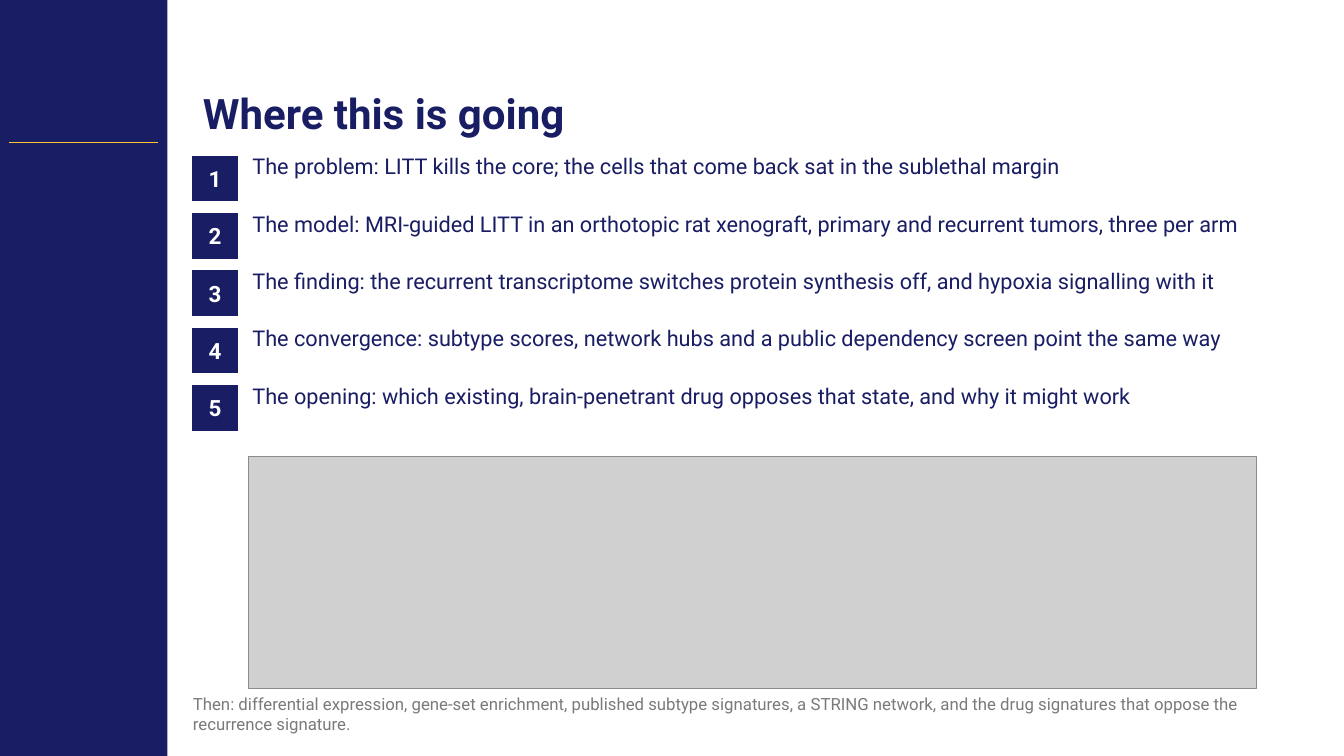
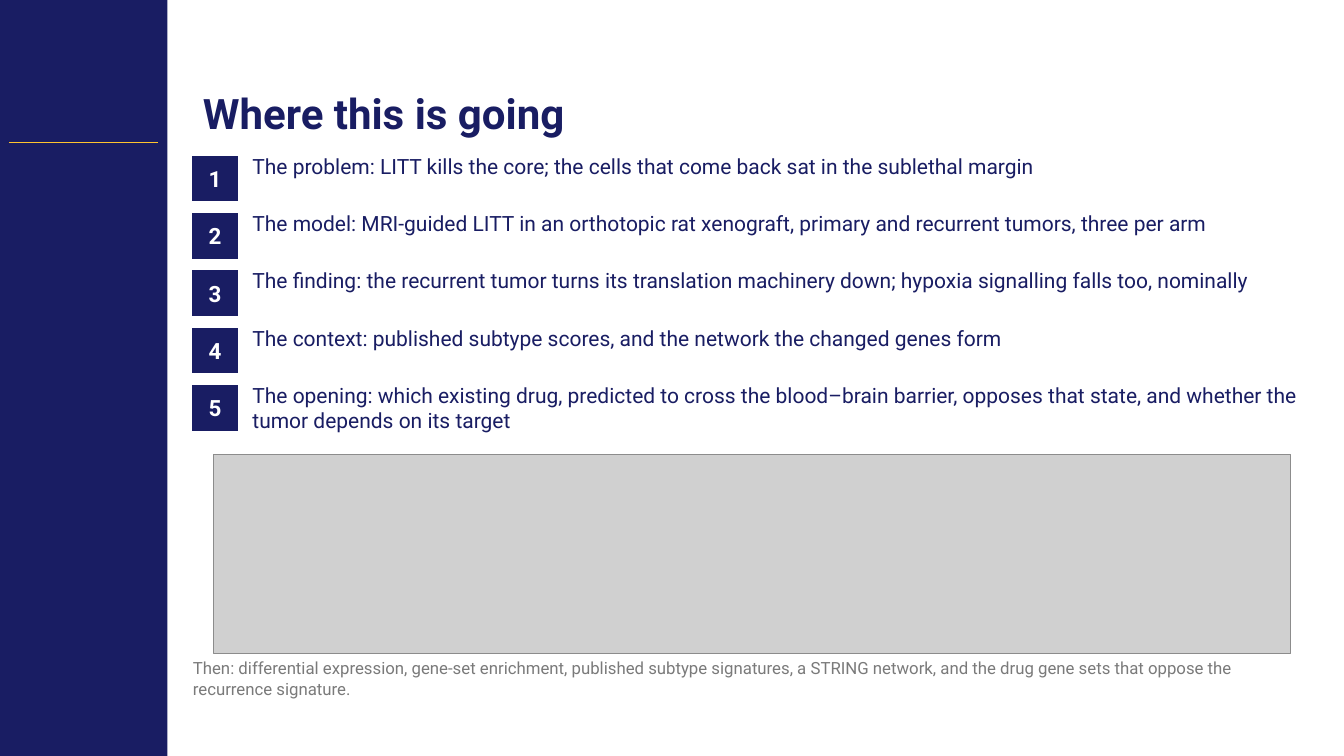
Before and after one commit to Gregory-Schwing-MD-PhD/u251-xenograft-rat-RNASeq-study, a slide deck: slide 2 of SLIDES/CNS2026_Schwing_Abstract418_CNStemplate.pptx. Drawn at 1344x756 pixels with LibreOffice and Linux fonts; fonts in the diff are those of the drawing; grey boxes stand for pictures; background and template pictures are left out. Boxes give left, top, right and bottom in pixels: in the first picture for what was removed or moved away, otherwise in the second. Text is boxed around its words. In the diff, an @@ line names an element or a change of style, - is before the commit and + after.

```diff
--- a/SLIDES/CNS2026_Schwing_Abstract418_CNStemplate.pptx
+++ b/SLIDES/CNS2026_Schwing_Abstract418_CNStemplate.pptx
@@ text "The problem: LITT kills the ..." at (252, 158, 1033, 179): size 15.5 to 15 pt @@
@@ text "The model: MRI-guided LITT in ..." at (252, 215, 1206, 236): size 15.5 to 15 pt @@
@@ text at (252, 272, 1247, 293): text changed; size 15.5 to 15 pt @@
-The finding: the recurrent transcriptome switches protein synthesis off, and hypoxia signalling with it
+The finding: the recurrent tumor turns its translation machinery down; hypoxia signalling falls too, nominally
@@ text at (252, 330, 1002, 351): text changed; size 15.5 to 15 pt @@
-The convergence: subtype scores, network hubs and a public dependency screen point the same way
+The context: published subtype scores, and the network the changed genes form
@@ text at (252, 387, 1297, 433): text changed; size 15.5 to 15 pt @@
-The opening: which existing, brain-penetrant drug opposes that state, and why it might work
+The opening: which existing drug, predicted to cross the blood–brain barrier, opposes that state, and whether the tumor depends on its target
@@ picture: place and size @@
-picture at (248, 457, 1256, 690)
+picture at (214, 455, 1292, 654)
@@ text at (193, 661, 1232, 699): text changed @@
-Then: differential expression, gene-set enrichment, published subtype signatures, a STRING network, and the drug signatures that oppose the recurrence signature.
+Then: differential expression, gene-set enrichment, published subtype signatures, a STRING network, and the drug gene sets that oppose the recurrence signature.
```
Also in this commit, not shown: 16 other slides changed, 7 slides added, 1 slide removed, 51 other files.
